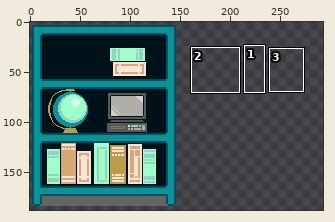
Pixel-art file, stored at Aseprite/book_shelf.aseprite. Above: a wide view before the commit, with the close-up outlined.
Close-up. The starting point:
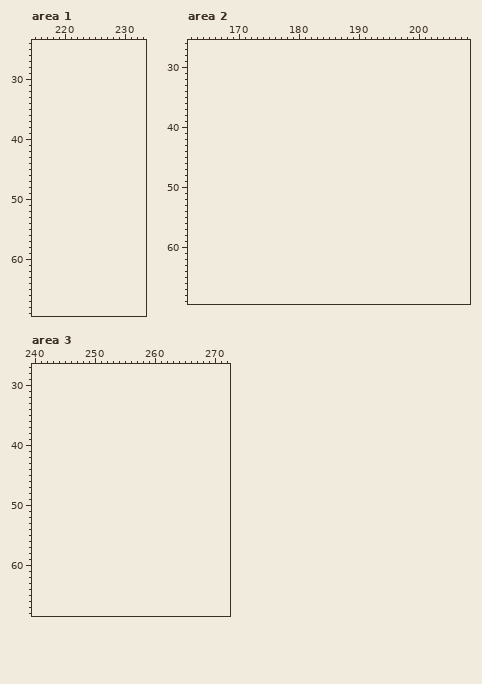
150x200 pixels, 1 frame. Shown: area 1: x 215..233, y 24..69; area 2: x 162..208, y 26..69; area 3: x 240..272, y 27..68. The old version is drawn lined up with the new one, on the new canvas. The wide view leaves out empty margins. The commit also changed other parts of the picture, which this record leaves out.
Once edited:
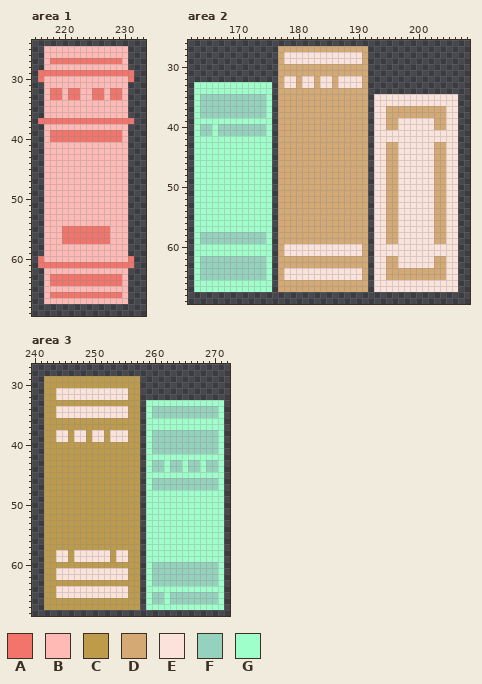
Palette (. is transparent): A #f2746b  B #ffbab5  C #bd9b4b  D #d4a973  E #fbe3db  F #94d2bd  G #9fffcb
From old to new:
canvas 150x200 -> 300x200
Changed rows in their new state; - is an unchanged pixel.
Area 1:
first column x 216:
25 -BBBBBBBBBBBBBB-
26 -BBBBBBBBBBBBBB-
27 -BAAAAAAAAAAAAB-
28 -BBBBBBBBBBBBBB-
29 AAAAAAAAAAAAAAAA
30 ABBBBBBBBBBBBBBA
31 -BBBBBBBBBBBBBB-
32 -BAABAABBAABAAB-
33 -BAABAABBAABAAB-
34 -BBBBBBBBBBBBBB-
35 -BBBBBBBBBBBBBB-
36 -BBBBBBBBBBBBBB-
37 AAAAAAAAAAAAAAAA
38 -BBBBBBBBBBBBBB-
39 -BAAAAAAAAAAAAB-
40 -BAAAAAAAAAAAAB-
41 -BBBBBBBBBBBBBB-
42 -BBBBBBBBBBBBBB-
43 -BBBBBBBBBBBBBB-
44 -BBBBBBBBBBBBBB-
45 -BBBBBBBBBBBBBB-
46 -BBBBBBBBBBBBBB-
47 -BBBBBBBBBBBBBB-
48 -BBBBBBBBBBBBBB-
49 -BBBBBBBBBBBBBB-
50 -BBBBBBBBBBBBBB-
51 -BBBBBBBBBBBBBB-
52 -BBBBBBBBBBBBBB-
53 -BBBBBBBBBBBBBB-
54 -BBBBBBBBBBBBBB-
55 -BBBAAAAAAAABBB-
56 -BBBAAAAAAAABBB-
57 -BBBAAAAAAAABBB-
58 -BBBBBBBBBBBBBB-
59 -BBBBBBBBBBBBBB-
60 ABBBBBBBBBBBBBBA
61 AAAAAAAAAAAAAAAA
62 -BBBBBBBBBBBBBB-
63 -BAAAAAAAAAAAAB-
64 -BAAAAAAAAAAAAB-
65 -BBBBBBBBBBBBBB-
66 -BAAAAAAAAAAAAB-
67 -BBBBBBBBBBBBBB-
Area 2:
first column x 163:
27 --------------DDDDDDDDDDDDDDD---------------
28 --------------DEEEEEEEEEEEEED---------------
29 --------------DEEEEEEEEEEEEED---------------
30 --------------DDDDDDDDDDDDDDD---------------
31 --------------DDDDDDDDDDDDDDD---------------
32 --------------DEEDEEDEEDEEEED---------------
33 GGGGGGGGGGGGG-DEEDEEDEEDEEEED---------------
34 GGGGGGGGGGGGG-DDDDDDDDDDDDDDD---------------
35 GFFFFFFFFFFFG-DDDDDDDDDDDDDDD-EEEEEEEEEEEEEE
36 GFFFFFFFFFFFG-DDDDDDDDDDDDDDD-EEEEEEEEEEEEEE
37 GFFFFFFFFFFFG-DDDDDDDDDDDDDDD-EEDDDDDDDDDDEE
38 GFFFFFFFFFFFG-DDDDDDDDDDDDDDD-EEDDDDDDDDDDEE
39 GGGGGGGGGGGGG-DDDDDDDDDDDDDDD-EEDDEEEEEEDDEE
40 GFFGFFFFFFFFG-DDDDDDDDDDDDDDD-EEDDEEEEEEDDEE
41 GFFGFFFFFFFFG-DDDDDDDDDDDDDDD-EEEEEEEEEEEEEE
42 GGGGGGGGGGGGG-DDDDDDDDDDDDDDD-EEEEEEEEEEEEEE
43 GGGGGGGGGGGGG-DDDDDDDDDDDDDDD-EEDDEEEEEEDDEE
44 GGGGGGGGGGGGG-DDDDDDDDDDDDDDD-EEDDEEEEEEDDEE
45 GGGGGGGGGGGGG-DDDDDDDDDDDDDDD-EEDDEEEEEEDDEE
46 GGGGGGGGGGGGG-DDDDDDDDDDDDDDD-EEDDEEEEEEDDEE
47 GGGGGGGGGGGGG-DDDDDDDDDDDDDDD-EEDDEEEEEEDDEE
48 GGGGGGGGGGGGG-DDDDDDDDDDDDDDD-EEDDEEEEEEDDEE
49 GGGGGGGGGGGGG-DDDDDDDDDDDDDDD-EEDDEEEEEEDDEE
50 GGGGGGGGGGGGG-DDDDDDDDDDDDDDD-EEDDEEEEEEDDEE
51 GGGGGGGGGGGGG-DDDDDDDDDDDDDDD-EEDDEEEEEEDDEE
52 GGGGGGGGGGGGG-DDDDDDDDDDDDDDD-EEDDEEEEEEDDEE
53 GGGGGGGGGGGGG-DDDDDDDDDDDDDDD-EEDDEEEEEEDDEE
54 GGGGGGGGGGGGG-DDDDDDDDDDDDDDD-EEDDEEEEEEDDEE
55 GGGGGGGGGGGGG-DDDDDDDDDDDDDDD-EEDDEEEEEEDDEE
56 GGGGGGGGGGGGG-DDDDDDDDDDDDDDD-EEDDEEEEEEDDEE
57 GGGGGGGGGGGGG-DDDDDDDDDDDDDDD-EEDDEEEEEEDDEE
58 GFFFFFFFFFFFG-DDDDDDDDDDDDDDD-EEDDEEEEEEDDEE
59 GFFFFFFFFFFFG-DDDDDDDDDDDDDDD-EEDDEEEEEEDDEE
60 GGGGGGGGGGGGG-DEEEEEEEEEEEEED-EEEEEEEEEEEEEE
61 GGGGGGGGGGGGG-DEEEEEEEEEEEEED-EEEEEEEEEEEEEE
62 GFFFFFFFFFFFG-DDDDDDDDDDDDDDD-EEDDEEEEEEDDEE
63 GFFFFFFFFFFFG-DDDDDDDDDDDDDDD-EEDDEEEEEEDDEE
64 GFFFFFFFFFFFG-DEEEEEEEEEEEEED-EEDDDDDDDDDDEE
65 GFFFFFFFFFFFG-DEEEEEEEEEEEEED-EEDDDDDDDDDDEE
66 GGGGGGGGGGGGG-DDDDDDDDDDDDDDD-EEEEEEEEEEEEEE
67 GGGGGGGGGGGGG-DDDDDDDDDDDDDDD-EEEEEEEEEEEEEE
Area 3:
first column x 242:
29 CCCCCCCCCCCCCCCC--------------
30 CCCCCCCCCCCCCCCC--------------
31 CCEEEEEEEEEEEECC--------------
32 CCEEEEEEEEEEEECC--------------
33 CCCCCCCCCCCCCCCC-GGGGGGGGGGGGG
34 CCEEEEEEEEEEEECC-GFFFFFFFFFFFG
35 CCEEEEEEEEEEEECC-GFFFFFFFFFFFG
36 CCCCCCCCCCCCCCCC-GGGGGGGGGGGGG
37 CCCCCCCCCCCCCCCC-GGGGGGGGGGGGG
38 CCEECEECEECEEECC-GFFFFFFFFFFFG
39 CCEECEECEECEEECC-GFFFFFFFFFFFG
40 CCCCCCCCCCCCCCCC-GFFFFFFFFFFFG
41 CCCCCCCCCCCCCCCC-GFFFFFFFFFFFG
42 CCCCCCCCCCCCCCCC-GGGGGGGGGGGGG
43 CCCCCCCCCCCCCCCC-GFFGFFGFFGFFG
44 CCCCCCCCCCCCCCCC-GFFGFFGFFGFFG
45 CCCCCCCCCCCCCCCC-GGGGGGGGGGGGG
46 CCCCCCCCCCCCCCCC-GFFFFFFFFFFFG
47 CCCCCCCCCCCCCCCC-GFFFFFFFFFFFG
48 CCCCCCCCCCCCCCCC-GGGGGGGGGGGGG
49 CCCCCCCCCCCCCCCC-GGGGGGGGGGGGG
50 CCCCCCCCCCCCCCCC-GGGGGGGGGGGGG
51 CCCCCCCCCCCCCCCC-GGGGGGGGGGGGG
52 CCCCCCCCCCCCCCCC-GGGGGGGGGGGGG
53 CCCCCCCCCCCCCCCC-GGGGGGGGGGGGG
54 CCCCCCCCCCCCCCCC-GGGGGGGGGGGGG
55 CCCCCCCCCCCCCCCC-GGGGGGGGGGGGG
56 CCCCCCCCCCCCCCCC-GGGGGGGGGGGGG
57 CCCCCCCCCCCCCCCC-GGGGGGGGGGGGG
58 CCEECEEEEEECEECC-GGGGGGGGGGGGG
59 CCEECEEEEEECEECC-GGGGGGGGGGGGG
60 CCCCCCCCCCCCCCCC-GFFFFFFFFFFFG
61 CCEEEEEEEEEEEECC-GFFFFFFFFFFFG
62 CCEEEEEEEEEEEECC-GFFFFFFFFFFFG
63 CCCCCCCCCCCCCCCC-GFFFFFFFFFFFG
64 CCEEEEEEEEEEEECC-GGGGGGGGGGGGG
65 CCEEEEEEEEEEEECC-GFFGFFFFFFFFG
66 CCCCCCCCCCCCCCCC-GFFGFFFFFFFFG
67 CCCCCCCCCCCCCCCC-GGGGGGGGGGGGG
Where, in picture pixels (left, top, right, bottom), the same in both close-ups:
added: (38, 46, 134, 304)
added: (194, 46, 458, 292)
added: (44, 376, 224, 610)
